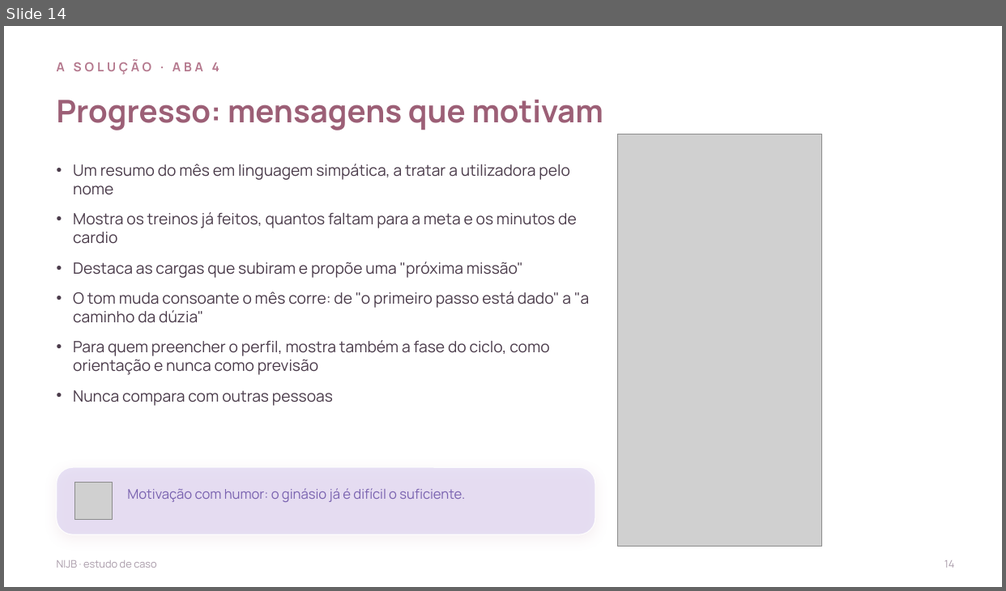
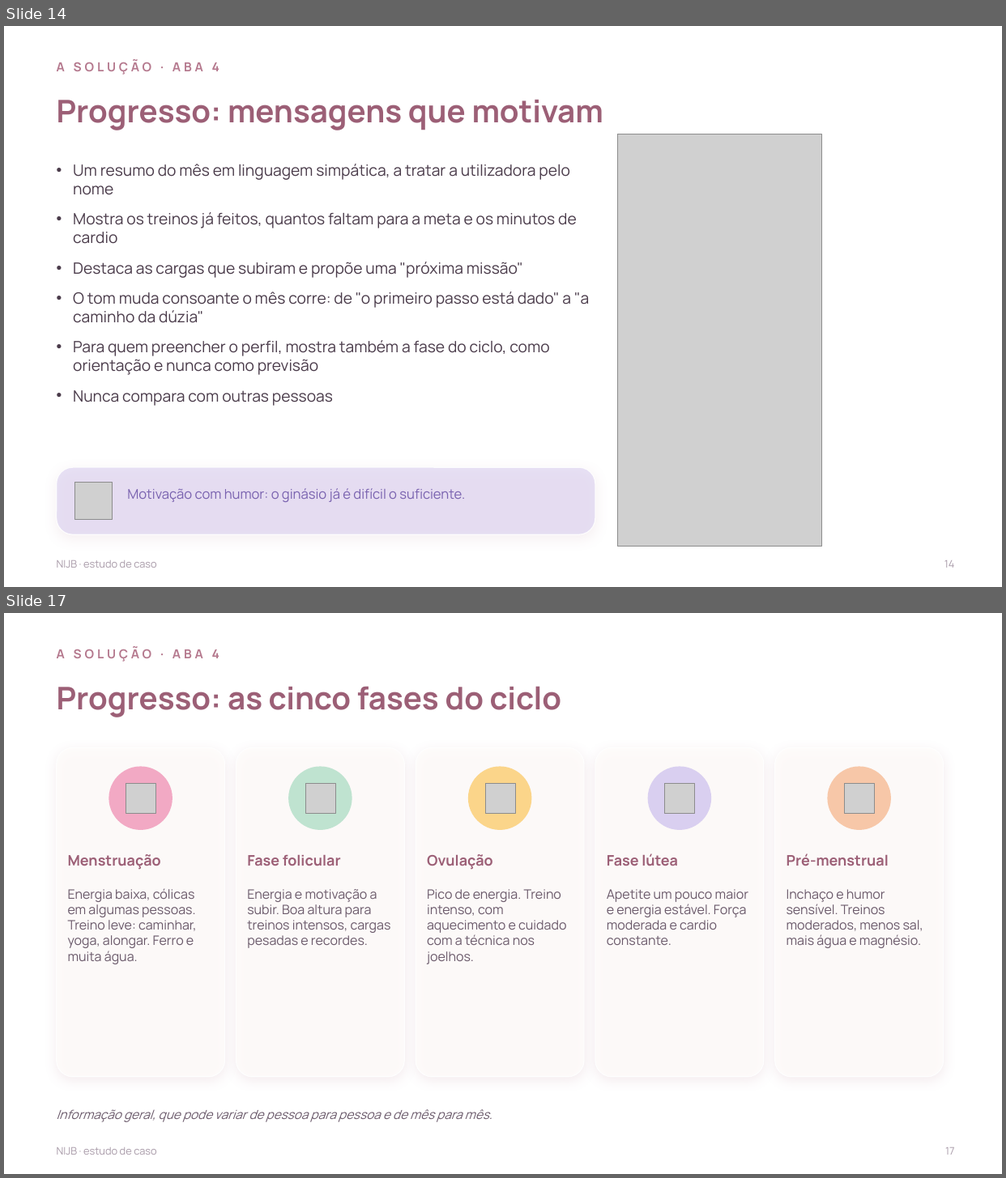
Before and after one commit to nauquero/nau-quero, a slide deck: NIJB-estudo-de-caso-completo.pptx. Shown one above the other, each under a label of ours: slide 14 before the commit, slides 14 and 17 after it; the slides between them are not shown. The pictures are 1006x591 and 1006x1178 pixels, drawn with LibreOffice and Linux fonts; fonts in the diff are those of the drawing; grey boxes stand for pictures; background and template pictures are left out. Boxes give left, top, right and bottom in pixels: in the first picture for what was removed or moved away, otherwise in the second. Text is boxed around its words. In the diff, an @@ line names an element or a change of style, - is before the commit and + after.

```diff
--- a/NIJB-estudo-de-caso-completo.pptx
+++ b/NIJB-estudo-de-caso-completo.pptx
@@ slide 17 added at (4, 613, 1002, 1174), background picture (left out) @@
@@ text added at (57, 649, 219, 662), 12 pt, text #B5798E, bold @@
+A SOLUÇÃO · ABA 4
@@ text added at (57, 686, 561, 717), 30 pt, text #9C5F76, bold @@
+Progresso: as cinco fases do ciclo
@@ rounded rectangle added at (57, 747, 225, 1077), fill #FFFDFB at 78% opacity, outline #FFFFFF 1 pt @@
@@ rounded rectangle added at (236, 747, 404, 1077), fill #FFFDFB at 78% opacity, outline #FFFFFF 1 pt @@
@@ rounded rectangle added at (415, 747, 584, 1077), fill #FFFDFB at 78% opacity, outline #FFFFFF 1 pt @@
@@ rounded rectangle added at (595, 747, 764, 1077), fill #FFFDFB at 78% opacity, outline #FFFFFF 1 pt @@
@@ rounded rectangle added at (775, 747, 944, 1077), fill #FFFDFB at 78% opacity, outline #FFFFFF 1 pt @@
@@ ellipse added at (108, 766, 172, 830), fill #F2A9C4 @@
@@ ellipse added at (288, 766, 352, 830), fill #BFE3D0 @@
@@ ellipse added at (468, 766, 532, 830), fill #FBD58A @@
@@ ellipse added at (648, 766, 711, 830), fill #D9CFF0 @@
@@ ellipse added at (828, 766, 891, 830), fill #F7C7A8 @@
@@ picture added at (126, 784, 156, 814) @@
@@ picture added at (305, 784, 335, 814) @@
@@ picture added at (485, 784, 515, 814) @@
@@ picture added at (665, 784, 695, 814) @@
@@ picture added at (845, 784, 875, 814) @@
@@ text added at (68, 854, 161, 870), 14 pt, text #9C5F76, bold @@
+Menstruação
@@ text added at (247, 855, 341, 866), 14 pt, text #9C5F76, bold @@
+Fase folicular
@@ text added at (427, 854, 493, 870), 14 pt, text #9C5F76, bold @@
+Ovulação
@@ text added at (607, 854, 678, 866), 14 pt, text #9C5F76, bold @@
+Fase lútea
@@ text added at (786, 854, 889, 866), 14 pt, text #9C5F76, bold @@
+Pré-menstrual
@@ text added at (68, 888, 197, 965), 12.5 pt, text #6B5A6B @@
+Energia baixa, cólicas em algumas pessoas. Treino leve: caminhar, yoga, alongar. Ferro e muita água.
@@ text added at (247, 889, 391, 948), 12.5 pt, text #6B5A6B @@
+Energia e motivação a subir. Boa altura para treinos intensos, cargas pesadas e recordes.
@@ text added at (427, 889, 566, 965), 12.5 pt, text #6B5A6B @@
+Pico de energia. Treino intenso, com aquecimento e cuidado com a técnica nos joelhos.
@@ text added at (607, 889, 748, 945), 12.5 pt, text #6B5A6B @@
+Apetite um pouco maior e energia estável. Força moderada e cardio constante.
@@ text added at (786, 889, 923, 948), 12.5 pt, text #6B5A6B @@
+Inchaço e humor sensível. Treinos moderados, menos sal, mais água e magnésio.
@@ text added at (57, 1110, 492, 1122), 12 pt, text #6B5A6B, italic @@
+Informação geral, que pode variar de pessoa para pessoa e de mês para mês.
@@ text added at (57, 1148, 156, 1155), 10 pt, text #A99BA9 @@
+NIJB · estudo de caso
@@ text added at (945, 1148, 954, 1155), 10 pt, text #A99BA9 @@
+17
```
Also in this commit, not shown: 10 slides changed, 3 other slides added.
